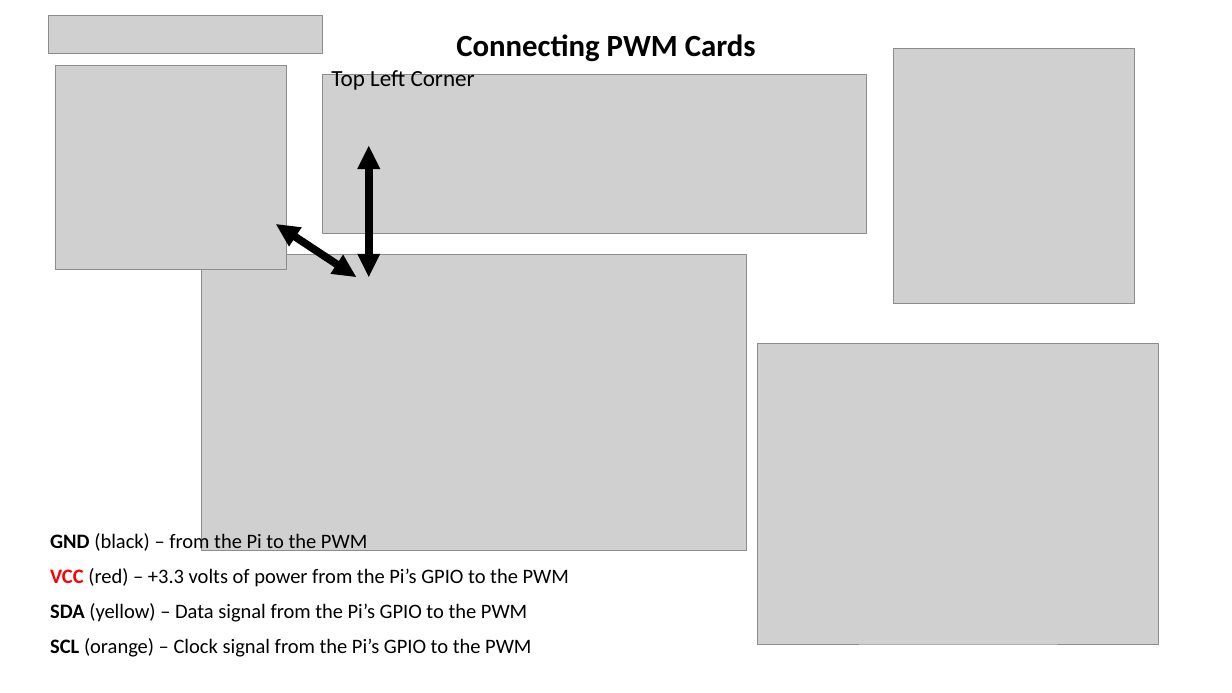
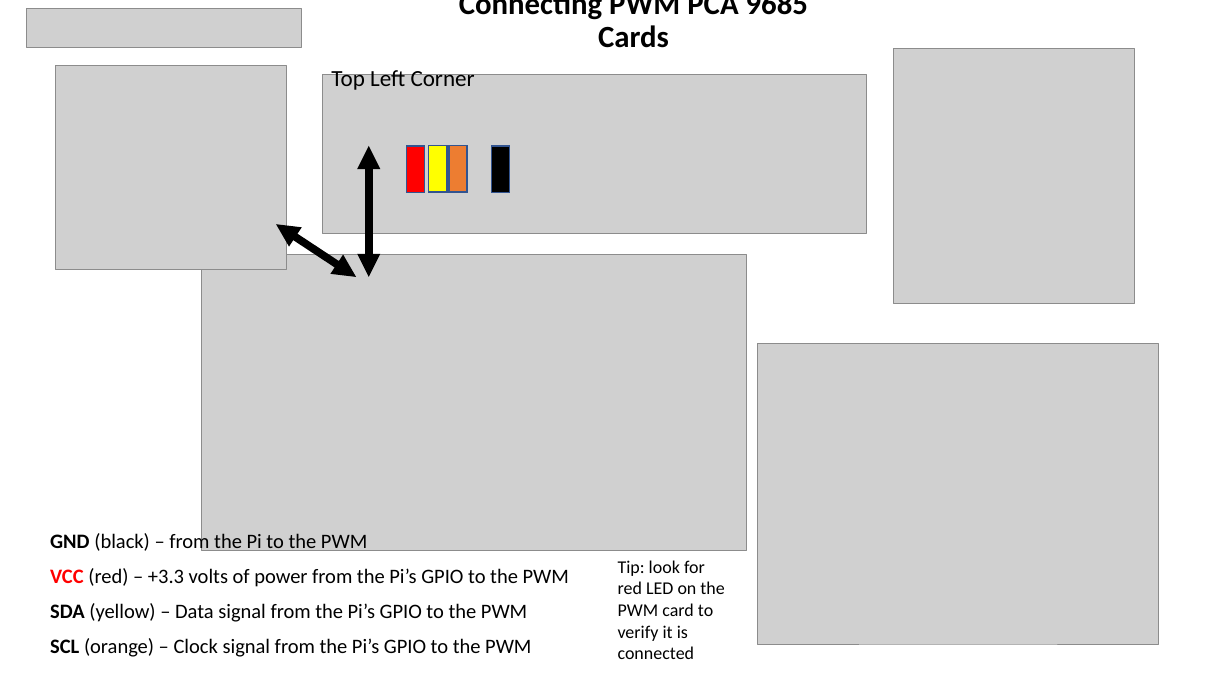
Before and after one commit to CoderDojoTC/ai-racing-league, a slide deck: slide 1 of docs/slides/Connecting-PWM-Cards.pptx. Drawn at 1232x693 pixels with LibreOffice and Linux fonts; fonts in the diff are those of the drawing; grey boxes stand for pictures. Boxes give left, top, right and bottom in pixels: in the first picture for what was removed or moved away, otherwise in the second. Text is boxed around its words. In the diff, an @@ line names an element or a change of style, - is before the commit and + after.

```diff
--- a/docs/slides/Connecting-PWM-Cards.pptx
+++ b/docs/slides/Connecting-PWM-Cards.pptx
@@ picture: place and size @@
-picture at (48, 16, 323, 55)
+picture at (27, 8, 301, 47)
@@ title at (459, 0, 808, 48): text changed @@
-Connecting PWM Cards
+Connecting PWM PCA 9685 Cards
@@ rectangle added at (407, 146, 425, 193), fill #FF0000, outline #325491 1 pt @@
@@ rectangle added at (429, 145, 447, 192), fill #FFFF00, outline #325491 1 pt @@
@@ rectangle added at (449, 145, 468, 192), fill #ED7D31, outline #325491 1 pt @@
@@ rectangle added at (492, 146, 510, 193), fill #000000, outline #325491 1 pt @@
@@ text added at (618, 560, 724, 659), 14 pt, text #000000 @@
+Tip: look for red LED on the PWM card to verify it is connected
```
Also in this commit, not shown: 1 other file.
